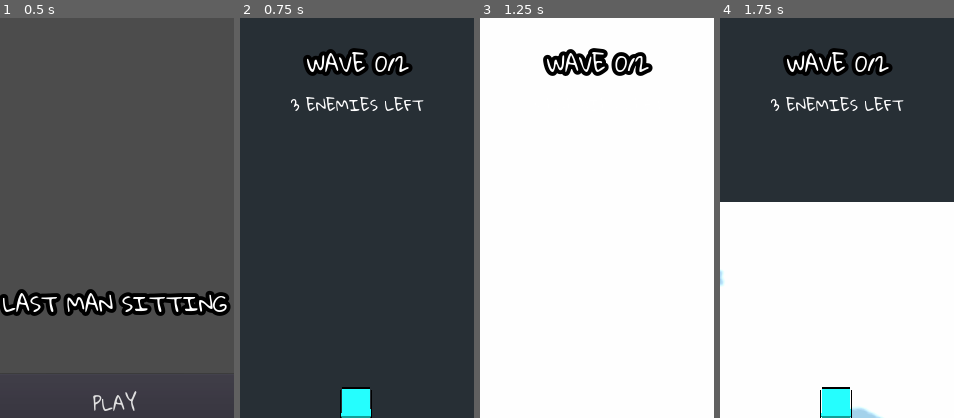
Above: before the commit, frames 1-4 (left to right).
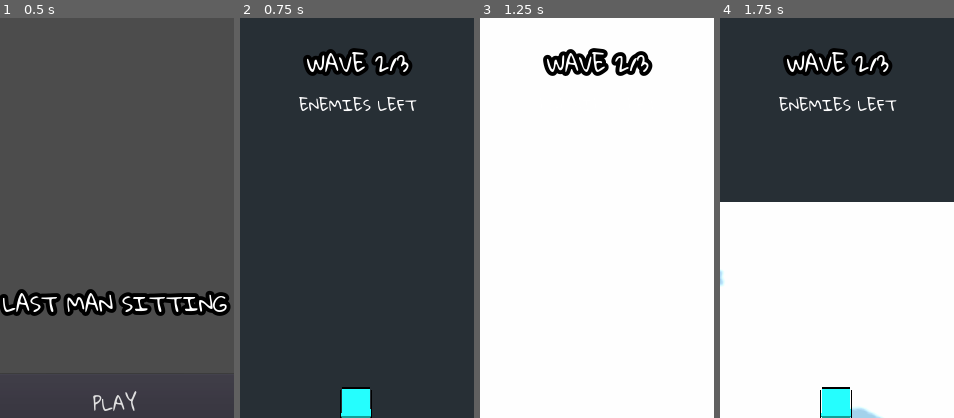
Above: after the commit, the same moments.

Repository: jeffsieu/coma-dash
Game: Godot game, scene res://Scene/Game.tscn
Two runs of this game, one before a commit and one after it. Both use one fixed random seed, a clock stepped at 60 frames per second and the inputs below.
Inputs (mouse positions are % of the whole screen's width and height, from its top left):
- Up to frame 1 (0.5 s): no input
- Up to frame 2 (0.75 s): click "PLAY" at 0.5 s
- Up to frame 3 (1.25 s): no input
- Up to frame 4 (1.75 s): move the mouse to (45, 70) at 1.27 s; click (45, 70) at 1.42 s
The pictures show only the part of the screen within x 26-75%, y 0-50%; the shares and areas given below are measured in that part.

Frame 1 is identical in both runs. In frame 2, 1.5% of the frame differs, in the area x 21-79%, y 8-24%; in frame 3, 0.6%; in frame 4, 1.5%.

Commit message:
Detect player fall, refactor level_loaded signal
Fall-off detection uses FALL_THRESHOLD_DISTANCE
as a threshold before failing player.

Diff:
--- a/GUI/GUI.gd
+++ b/GUI/GUI.gd
@@ -27,7 +27,7 @@
 	_level_manager.connect("loot_collected", self, "_on_loot_collected")
 	_level_manager.connect("level_cleared", self, "_on_level_cleared")
 	_level_manager.connect("game_over", self, "_on_game_over")
-	_level_manager.connect("new_level", self, "_on_new_level")
+	_level_manager.connect("level_loaded", self, "_on_level_loaded")
 	_player.connect("health_changed", self, "_on_player_health_changed")
 	_pause_button.connect("pressed", self, "_on_pause_button_pressed")
 	_resume_button.connect("pressed", self, "_on_resume_button_pressed")
@@ -41,7 +41,7 @@
 	_pause_menu.set_visible(false)
 	_cleared_menu.set_visible(false)
 
-func _on_new_level(level: Level) -> void:
+func _on_level_loaded(level: Level) -> void:
 	_level = level
 	_level.connect("wave_changed", self, "_on_wave_changed")
 	_wave_counter.text = "WAVE %s/%s" % [_level.current_wave_count, _level.wave_count]
--- a/LevelManager/LevelManager.gd
+++ b/LevelManager/LevelManager.gd
@@ -20,12 +20,13 @@
 signal game_over
 signal loot_collected
 signal level_cleared
-signal new_level
+signal level_loaded
 
 func _ready() -> void:
 	loot_manager = LootManager.new(self)
 
 	_player.connect("health_changed", self, "_on_player_health_changed")
+	_player.connect("fell_off", self, "_on_player_fell_off")
 	loot_manager.connect("player_healed", _player, "on_healed")
 	self.connect("enemy_died", loot_manager, "_on_enemy_died")
 	self.connect("crate_died", loot_manager, "_on_crate_died")
@@ -58,6 +59,9 @@
 	if new <= 0:
 		_game_over()
 
+func _on_player_fell_off() -> void:
+	_game_over()
+
 func on_proceed_next() -> void:
 	_prev_level = level
 
@@ -84,7 +88,6 @@
 	level.transform.origin = _level_position.transform.origin
 
 	_move_to_next_level()
-	emit_signal("new_level", level)
 
 func _on_reached_new_level() -> void:
 	if _prev_level:
@@ -93,6 +96,7 @@
 
 	level.set_name("Level")
 	level.spawn_wave(self)
+	emit_signal("level_loaded", level)
 
 func on_loot_collected() -> void:
 	emit_signal("loot_collected")
--- a/Player/Player.gd
+++ b/Player/Player.gd
@@ -5,12 +5,15 @@
 
 onready var _level_manager = get_tree().get_root().find_node("LevelManager", true, false)
 
+var _floor: Spatial
+
 const MOVEMENT_SPEED := 2.5
 const VELOCITY_LIMIT := 5
 const ACCELERATION := 0.2
 const GRAVITY := 5
 const DAMPING_FACTOR := 0.6
 const MAX_HEALTH := 200
+const FALL_THRESHOLD_DISTANCE = 2
 
 const SHOOT_INTERVAL := 0.1
 var shoot_cooldown: float = 0
@@ -23,9 +26,12 @@
 var is_shooting := false
 
 signal health_changed
+signal fell_off
 
 func _ready() -> void:
 	$ItemCollector.connect("area_entered", self, "_on_item_near")
+	_level_manager.connect("level_loaded", self, "_on_level_loaded")
+	_level_manager.connect("level_cleared", self, "_on_level_cleared")
 
 func _get_joystick_direction() -> Vector3:
 	return _level_manager.get_node("Joystick/JoystickKnob").joystick_direction
@@ -50,6 +56,12 @@
 	if item and item.get_parent() is Collectible:
 		item.get_parent().fly_to(self)
 
+func _on_level_loaded(_level: Level) -> void:
+	_floor = get_tree().get_root().find_node("Floor", true, false)
+
+func _on_level_cleared(_level: Level) -> void:
+	_floor = null
+
 func _process(delta: float) -> void:
 	_rotate_body()
 
@@ -72,6 +84,11 @@
 	velocity.y = -GRAVITY
 	velocity = move_and_slide(velocity)
 
+	if _floor:
+		var height_from_floor := global_transform.origin.y - _floor.global_transform.origin.y
+		if height_from_floor < -FALL_THRESHOLD_DISTANCE:
+			emit_signal("fell_off")
+
 	damage_cooldown -= delta
 
 func on_damaged_by(entity: Enemy) -> void:
